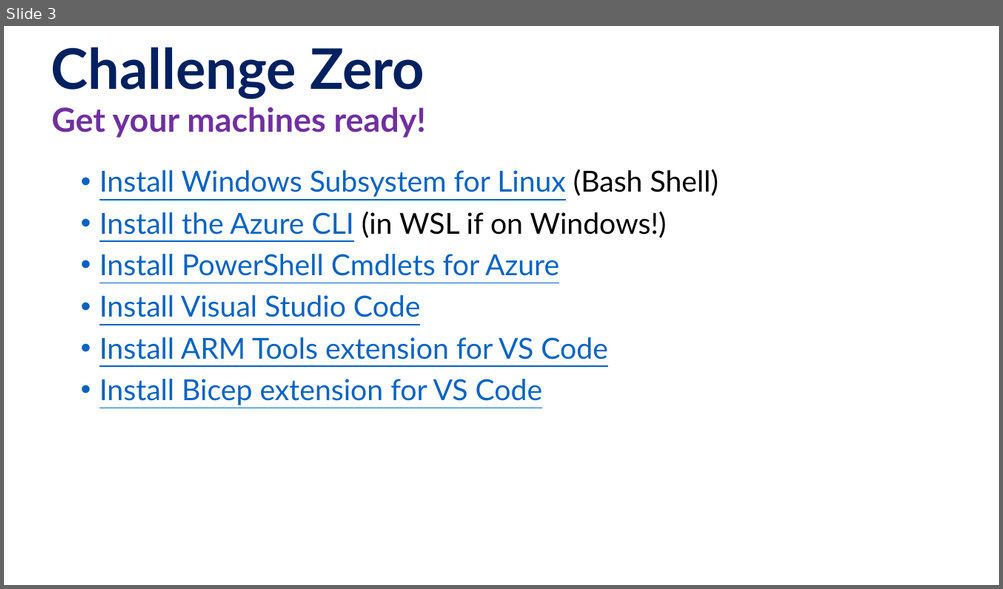
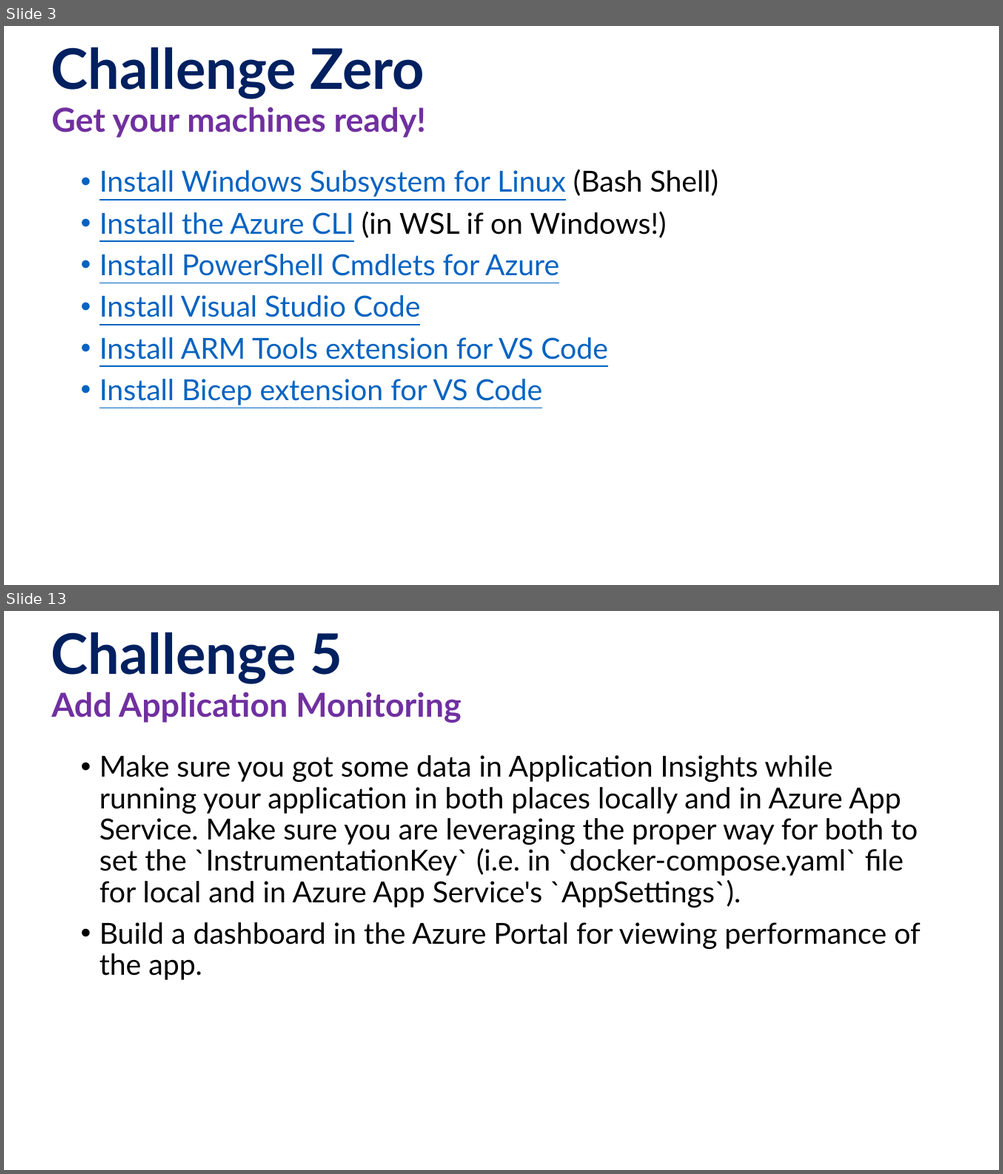
Before and after one commit to microsoft/WhatTheHack, a slide deck: xxx-RockPaperScissorsBoom/Coach/Lectures.pptx. Shown one above the other, each under a label of ours: slide 3 before the commit, slides 3 and 13 after it; the slides between them are not shown. The pictures are 1003x589 and 1003x1174 pixels, drawn with LibreOffice and Linux fonts; fonts in the diff are those of the drawing; background and template pictures are left out. Boxes give left, top, right and bottom in pixels: in the first picture for what was removed or moved away, otherwise in the second. Text is boxed around its words. In the diff, an @@ line names an element or a change of style, - is before the commit and + after.

```diff
--- a/xxx-RockPaperScissorsBoom/Coach/Lectures.pptx
+++ b/xxx-RockPaperScissorsBoom/Coach/Lectures.pptx
@@ slide 13 added at (4,611,999,1170), background #FFFFFF @@
@@ title added at (51,632,342,684), 54 pt, text #002060, bold @@
+Challenge 5
@@ text added at (51,692,461,723), 32 pt, text #7030A0, bold @@
+Add Application Monitoring
@@ text added at (99,755,920,980), 28 pt, text #000000 @@
+• Make sure you got some data in Application Insights while running your application in both places locally and in Azure App Service. Make sure you are leveraging the proper way for both to set the `InstrumentationKey` (i.e. in `docker-compose.yaml` file for local and in Azure App Service's `AppSettings`).
+• Build a dashboard in the Azure Portal for viewing performance of the app.
```
Also in this commit, not shown: 5 slides changed, 20 other slides added, 6 slides removed, 13 other files.
